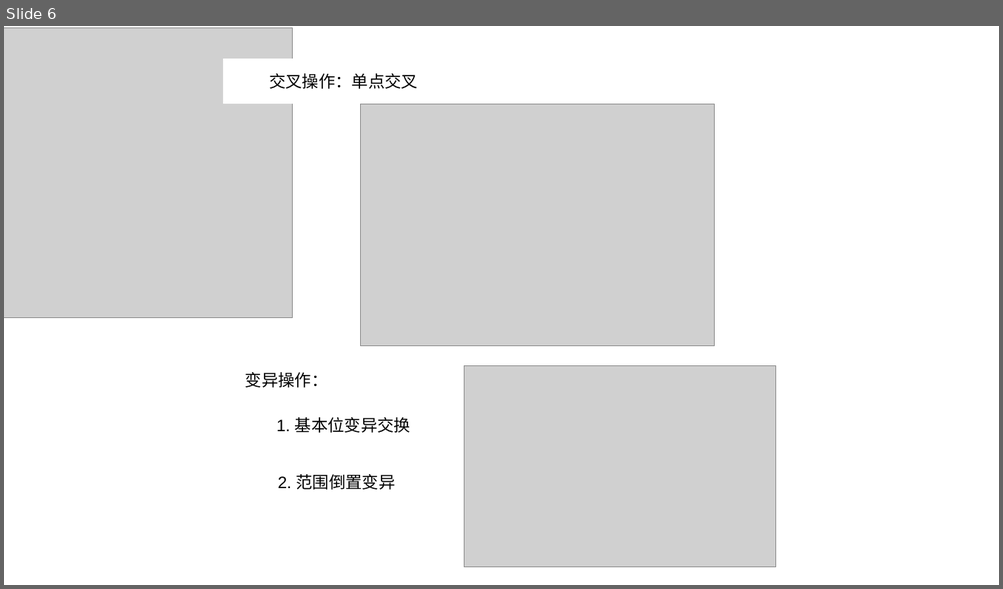
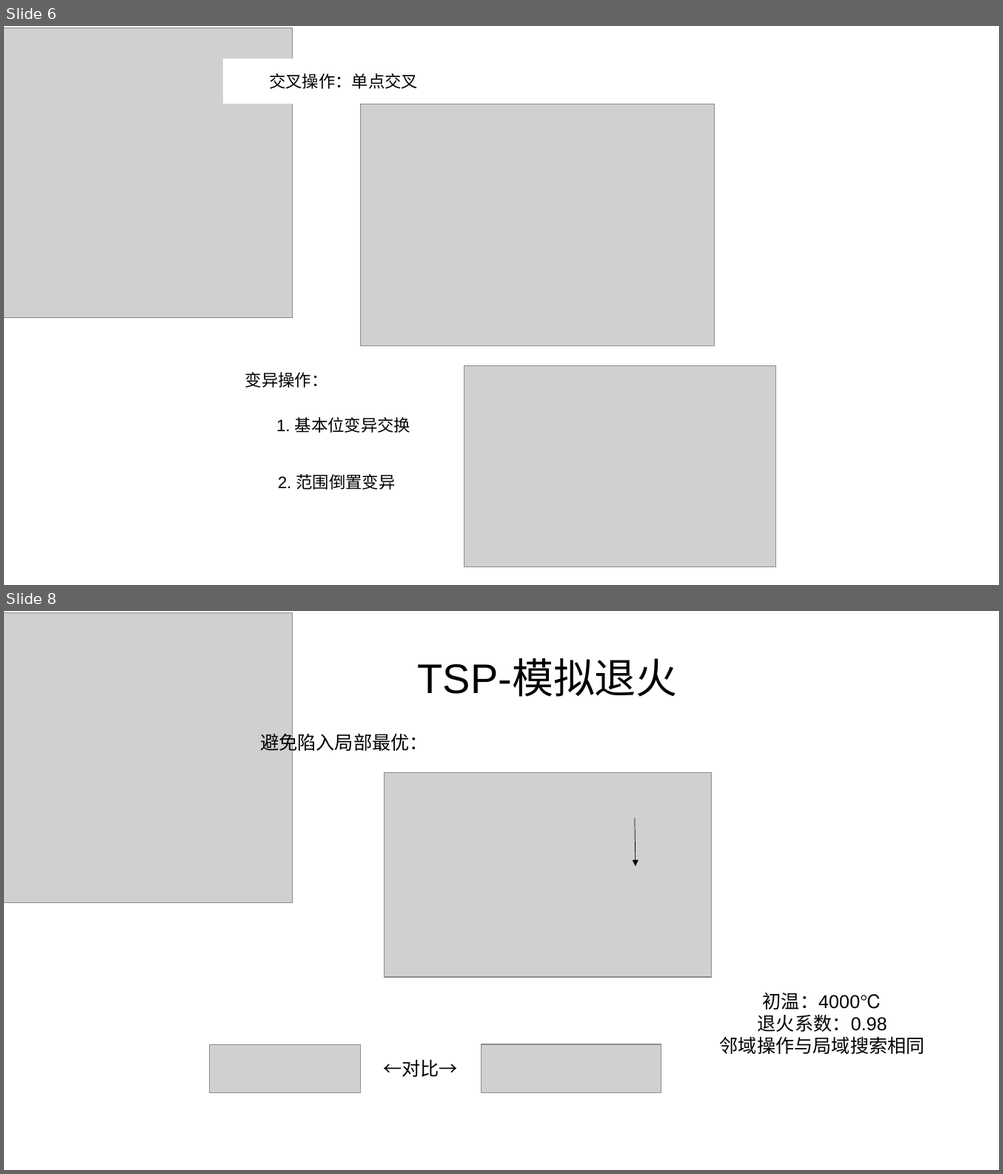
Before and after one commit to SYSU532/artificial-intelligence, a slide deck: AI展示.pptx. Shown one above the other, each under a label of ours: slide 6 before the commit, slides 6 and 8 after it; the slides between them are not shown. The pictures are 1003x589 and 1003x1174 pixels, drawn with LibreOffice and Linux fonts; fonts in the diff are those of the drawing; grey boxes stand for pictures. Boxes give left, top, right and bottom in pixels: in the first picture for what was removed or moved away, otherwise in the second. Text is boxed around its words. In the diff, an @@ line names an element or a change of style, - is before the commit and + after.

Commit message:
tsp-ppt

```diff
--- a/AI展示.pptx
+++ b/AI展示.pptx
@@ slide 8 added at (4,611,999,1170), background #FFFFFF @@
@@ picture added at (4,613,293,903) @@
@@ text added at (418,660,677,697), 40 pt, text #000000 @@
+TSP-模拟退火
@@ text added at (260,731,428,755), 18 pt, text #000000 @@
+避免陷入局部最优：
@@ picture added at (384,773,711,977) @@
@@ arrow added from (634, 818) to (635, 866), #000000 0.5 pt @@
@@ text added at (720,993,925,1054), 18 pt, text #000000 @@
+初温：4000℃
+退火系数：0.98
+邻域操作与局域搜索相同
@@ picture added at (209,1045,360,1093) @@
@@ picture added at (481,1045,661,1093) @@
@@ text added at (383,1059,458,1077), 18 pt, text #000000 @@
+←对比→
```
Also in this commit, not shown: 2 other slides added.
